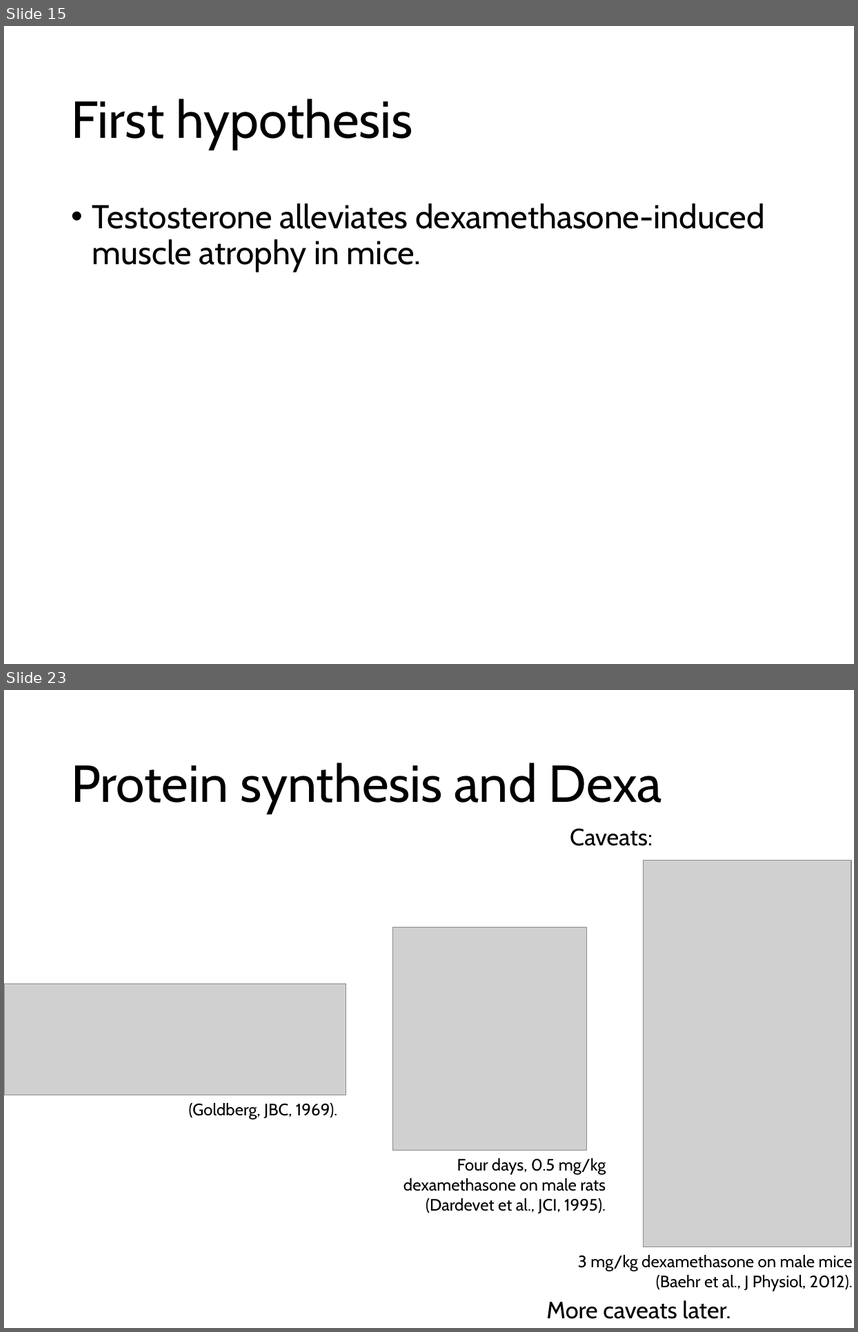
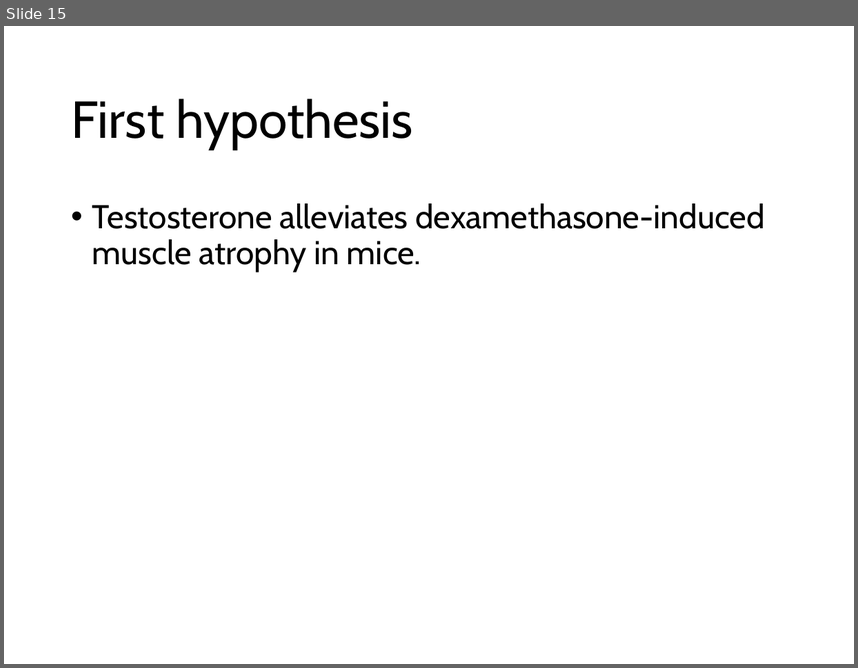
Before and after one commit to nvalexander/dissertation, a slide deck: defense.pptx. Shown one above the other, each under a label of ours: slides 15 and 23 before the commit, slide 15 after it; the slides between them are not shown. The pictures are 858x1332 and 858x668 pixels, drawn with LibreOffice and Linux fonts; fonts in the diff are those of the drawing; grey boxes stand for pictures. Boxes give left, top, right and bottom in pixels: in the first picture for what was removed or moved away, otherwise in the second. Text is boxed around its words. In the diff, an @@ line names an element or a change of style, - is before the commit and + after.

```diff
--- a/defense.pptx
+++ b/defense.pptx
@@ slide 23 removed at [4,690,854,1328], background #FFFFFF @@
@@ title removed at [71,762,662,813] @@
-Protein synthesis and Dexa
@@ text removed at [570,828,653,846] @@
-Caveats:
@@ picture removed at [643,860,851,1247] @@
@@ picture removed at [393,927,587,1150] @@
@@ picture removed at [4,983,346,1094] @@
@@ text removed at [189,1103,337,1119] @@
-(Goldberg, JBC, 1969).
@@ text removed at [404,1158,606,1213] @@
-Four days, 0.5 mg/kg dexamethasone on male rats
-(Dardevet et al., JCI, 1995).
@@ text removed at [578,1254,853,1291] @@
-3 mg/kg dexamethasone on male mice
-(Baehr et al., J Physiol, 2012).
@@ text removed at [546,1300,731,1319] @@
-More caveats later.
```
Also in this commit, not shown: 18 other slides removed.
